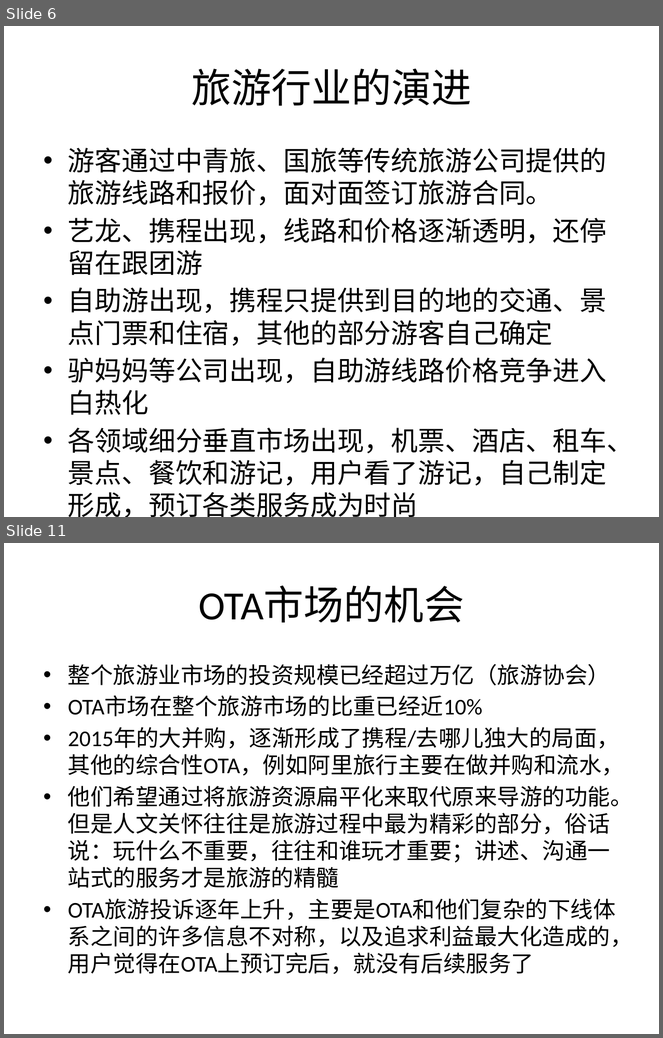
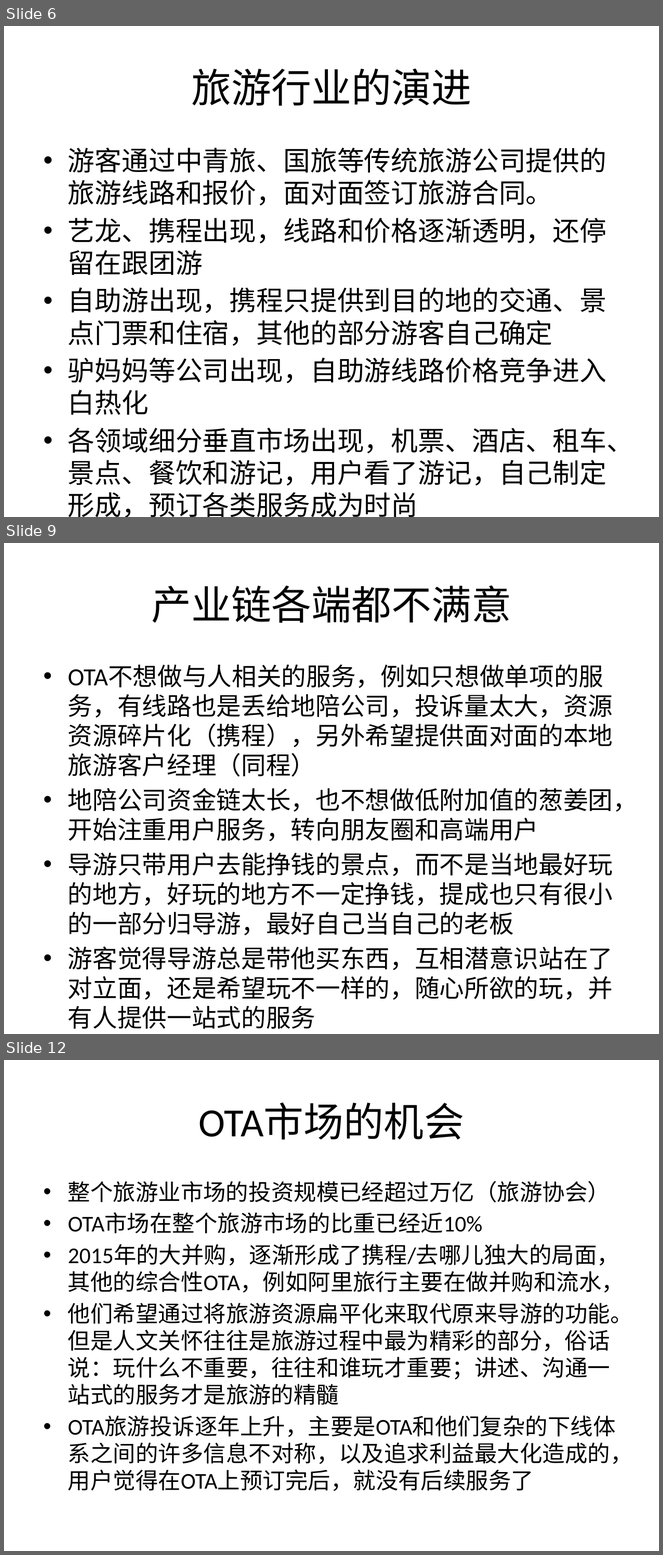
Before and after one commit to Yourtour/yt, a slide deck: yourtour/documents/business/YourTour BP 2.0.pptx. Shown one above the other, each under a label of ours: slides 6 and 11 before the commit, slides 6, 9 and 12 after it; the slides between them are not shown. The pictures are 663x1038 and 663x1555 pixels, drawn with LibreOffice and Linux fonts; fonts in the diff are those of the drawing. Boxes give left, top, right and bottom in pixels: in the first picture for what was removed or moved away, otherwise in the second. Text is boxed around its words. In the diff, an @@ line names an element or a change of style, - is before the commit and + after.

```diff
--- a/yourtour/documents/business/YourTour BP 2.0.pptx
+++ b/yourtour/documents/business/YourTour BP 2.0.pptx
@@ slide 9 added at <box>4,543,659,1034</box>, background #FFFFFF @@
@@ title added at <box>151,585,512,623</box>, 44 pt, text #000000 @@
+产业链各端都不满意
@@ text added at <box>68,665,638,1029</box>, 27.2 pt, text #000000 @@
+• OTA不想做与人相关的服务，例如只想做单项的服务，有线路也是丢给地陪公司，投诉量太大，资源资源碎片化（携程），另外希望提供面对面的本地旅游客户经理（同程）
+• 地陪公司资金链太长，也不想做低附加值的葱姜团，开始注重用户服务，转向朋友圈和高端用户
+• 导游只带用户去能挣钱的景点，而不是当地最好玩的地方，好玩的地方不一定挣钱，提成也只有很小的一部分归导游，最好自己当自己的老板
+• 游客觉得导游总是带他买东西，互相潜意识站在了对立面，还是希望玩不一样的，随心所欲的玩，并有人提供一站式的服务
@@ what was slide 11 is now slide 12 @@
```
Also in this commit, not shown: 13 slides changed, 2 other slides added, 2 other files.
